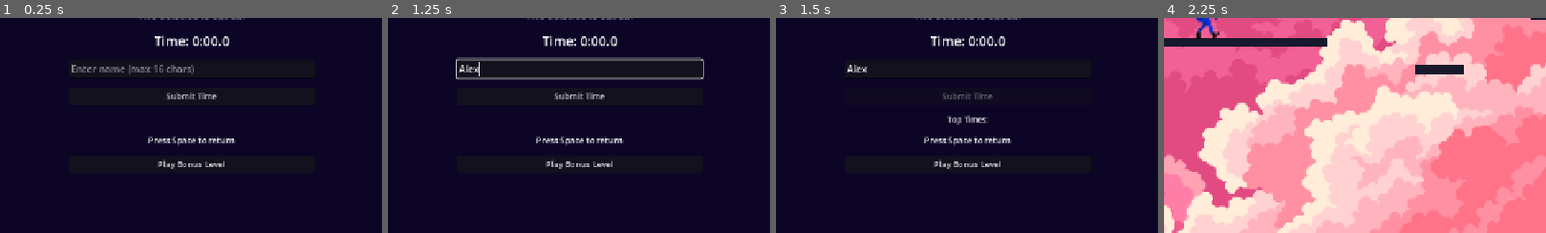
Above: before the commit, frames 1-4 (left to right).
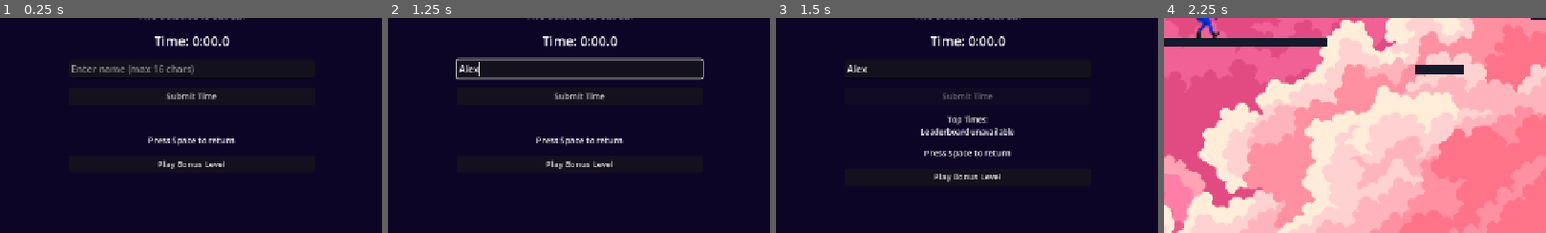
Above: after the commit, the same moments.

Repository: jchildree/Solatice-Gam-Jam-26
Game: Godot game, scene res://scenes/win.tscn
Same seed, same stepped clock (60 frames per second), same inputs: the game is played once before the commit and once after it. This scene is started directly instead of the project's main scene.
Inputs (mouse positions are % of the whole screen's width and height, from its top left):
- Up to frame 1 (0.25 s): no input
- Up to frame 2 (1.25 s): click (50, 62) at 0.52 s; type "Alex" at 0.6 s
- Up to frame 3 (1.5 s): click "Submit Time" at 1.25 s
- Up to frame 4 (2.25 s): click "Play Bonus Level" at 2 s
The pictures show only the part of the screen within x 25-75%, y 50-100%; the shares and areas given below are measured in that part.

Frames 1-2 are identical in both runs. In frame 3, 2.2% of the frame differs, in the area x 37-63%, y 51-77%; in frame 4, nothing differs.

Commit message:
refactor: release hardening -- dedupe seams, fix respawn and HTTP bugs
- GameSession.respawn_player replaces three inline respawn copies;
  fixes tutorial dying at Night respawning still at Night (missing
  DayNightManager.reset)
- GameSession.day/night_sky_textures caches sky layers, single owner
  of layer paths
- Leaderboard.fetch_top_text replaces duplicated fetch+format loops in
  win, main_menu, endless; HTTPRequest nodes freed on completion,
  callbacks guarded, overlapping fetches per board cancelled
- ui hides dusk bar when no timer in scene (endless has none by design)
- endless/endless_chunk use PlatformType enum instead of raw ints;
  CHUNK_WIDTH owned by endless_chunk only

Diff:
--- a/scripts/endless.gd
+++ b/scripts/endless.gd
@@ -1,6 +1,5 @@
 extends Node2D
 
-const CHUNK_WIDTH := 640.0
 const SPAWN_LOOKAHEAD := 1280.0
 const DESPAWN_BEHIND := 1280.0
 const KILL_Y := 1400.0
@@ -31,9 +30,7 @@
 
 func _ready() -> void:
 	_rng.randomize()
-	var day_layers: Array = GameSession.DAY_SKY_LAYERS.map(func(p: String) -> Texture2D: return load(p))
-	var night_layers: Array = GameSession.NIGHT_SKY_LAYERS.map(func(p: String) -> Texture2D: return load(p))
-	background.set_level_textures(day_layers, night_layers)
+	background.set_level_textures(GameSession.day_sky_textures(), GameSession.night_sky_textures())
 	DayNightManager.reset()
 	AudioManager.play_music("day")
 
@@ -50,7 +47,6 @@
 
 	submit_btn.pressed.connect(_on_submit_pressed)
 	menu_btn.pressed.connect(_on_menu_pressed)
-	Leaderboard.scores_received.connect(_on_scores_received)
 
 func _process(_delta: float) -> void:
 	if _done:
@@ -97,16 +93,9 @@
 	submit_btn.disabled = true
 	lb_label.text = "Submitting..."
 	Leaderboard.submit("distance", name_val, _best_distance)
-	Leaderboard.fetch("distance", 10)
-
-func _on_scores_received(board: String, entries: Array) -> void:
-	if board != "distance":
-		return
-	var lines := ["Top Distances:"]
-	for i in entries.size():
-		var e: Dictionary = entries[i]
-		lines.append("%d. %-16s %dm" % [i + 1, e["name"], e["score"]])
-	lb_label.text = "\n".join(lines)
+	Leaderboard.fetch_top_text("distance", 10, func(text: String) -> void:
+		lb_label.text = "Top Distances:\n" + text
+	)
 
 func _on_menu_pressed() -> void:
 	_done = true
@@ -115,7 +104,7 @@
 func _place_spawn_platform() -> void:
 	var body := StaticBody2D.new()
 	body.set_script(PLATFORM_SCRIPT)
-	body.set("platform_type", 0)
+	body.set("platform_type", PLATFORM_SCRIPT.PlatformType.SOLID)
 	var cshape := CollisionShape2D.new()
 	cshape.name = "CollisionShape2D"
 	var rect := RectangleShape2D.new()
@@ -135,14 +124,14 @@
 	chunk_container.add_child(chunk)
 	_entry_y = chunk.generate(_rng, _entry_y)
 	_chunks.append(chunk)
-	_next_chunk_x += CHUNK_WIDTH
+	_next_chunk_x += CHUNK_SCRIPT.CHUNK_WIDTH
 
 func _despawn_old_chunks() -> void:
 	var cutoff := player.global_position.x - DESPAWN_BEHIND
 	var i := 0
 	while i < _chunks.size():
 		var c: Node2D = _chunks[i]
-		if c.position.x + CHUNK_WIDTH < cutoff:
+		if c.position.x + CHUNK_SCRIPT.CHUNK_WIDTH < cutoff:
 			c.queue_free()
 			_chunks.remove_at(i)
 		else:
--- a/scripts/endless_chunk.gd
+++ b/scripts/endless_chunk.gd
@@ -17,7 +17,7 @@
 	var x := 0.0
 
 	var start_w := rng.randf_range(MIN_PLATFORM_W, MAX_PLATFORM_W)
-	_make_platform(x, y, start_w, 0)
+	_make_platform(x, y, start_w, PLATFORM_SCRIPT.PlatformType.SOLID)
 	x += start_w
 
 	var count := rng.randi_range(2, 4)
@@ -38,11 +38,11 @@
 func _pick_type(rng: RandomNumberGenerator) -> int:
 	var r := rng.randf()
 	if r < 0.60:
-		return 0
+		return PLATFORM_SCRIPT.PlatformType.SOLID
 	elif r < 0.80:
-		return 1
+		return PLATFORM_SCRIPT.PlatformType.DAY_ONLY
 	else:
-		return 2
+		return PLATFORM_SCRIPT.PlatformType.SHADOW_ONLY
 
 func _make_platform(x: float, y: float, width: float, ptype: int) -> void:
 	var body := StaticBody2D.new()
--- a/scripts/game.gd
+++ b/scripts/game.gd
@@ -38,9 +38,7 @@
 	var b: Rect2 = LEVEL_BOUNDS[current_level_index]
 	var kill_y: float = b.position.y + b.size.y + 300.0
 	if player.global_position.y > kill_y:
-		player.global_position = checkpoint_position
-		player.reset()
-		DayNightManager.reset()
+		GameSession.respawn_player(player, checkpoint_position)
 		dusk_timer.reset_to_checkpoint(checkpoint_saved_time)
 
 func load_level(index: int) -> void:
@@ -71,16 +69,12 @@
 	camera.limit_top = int(b.position.y)
 	camera.limit_right = int(b.position.x + b.size.x)
 	camera.limit_bottom = int(b.position.y + b.size.y)
-	var day_layers: Array = GameSession.DAY_SKY_LAYERS.map(func(p: String) -> Texture2D: return load(p))
-	var night_layers: Array = GameSession.NIGHT_SKY_LAYERS.map(func(p: String) -> Texture2D: return load(p))
-	background.set_level_textures(day_layers, night_layers)
+	background.set_level_textures(GameSession.day_sky_textures(), GameSession.night_sky_textures())
 	DayNightManager.reset()
 	dusk_timer.start(LEVEL_BUDGETS[index])
 
 func _on_dusk_reached() -> void:
-	player.global_position = checkpoint_position
-	player.reset()
-	DayNightManager.reset()
+	GameSession.respawn_player(player, checkpoint_position)
 	dusk_timer.reset_to_checkpoint(checkpoint_saved_time)
 
 func _on_toggled(cost: float) -> void:
--- a/scripts/game_session.gd
+++ b/scripts/game_session.gd
@@ -19,6 +19,23 @@
 
 var _start_ticks: int = 0
 var _running: bool = false
+var _day_sky_textures: Array = []
+var _night_sky_textures: Array = []
+
+func respawn_player(player: Node, position: Vector2) -> void:
+	player.global_position = position
+	player.reset()
+	DayNightManager.reset()
+
+func day_sky_textures() -> Array:
+	if _day_sky_textures.is_empty():
+		_day_sky_textures = DAY_SKY_LAYERS.map(func(p: String) -> Texture2D: return load(p))
+	return _day_sky_textures
+
+func night_sky_textures() -> Array:
+	if _night_sky_textures.is_empty():
+		_night_sky_textures = NIGHT_SKY_LAYERS.map(func(p: String) -> Texture2D: return load(p))
+	return _night_sky_textures
 
 func start_run() -> void:
 	run_elapsed_ms = 0
--- a/scripts/leaderboard.gd
+++ b/scripts/leaderboard.gd
@@ -5,7 +5,7 @@
 const _DIST_PRIV := "bTidzlnIr0KhoxJehhEidAbGGpMUO_REqNcAMPUFR8FQ"
 const _DIST_PUB := "6a2860018f40bb17b09231bf"
 
-signal scores_received(board: String, entries: Array)
+var _active_fetches: Dictionary = {}
 
 func submit(board: String, name: String, score: int) -> void:
 	var priv := _TIME_PRIV if board == "time" else _DIST_PRIV
@@ -13,22 +13,53 @@
 	var http := HTTPRequest.new()
 	add_child(http)
 	http.request_completed.connect(func(_r, _c, _h, _b): http.queue_free())
-	http.request(url)
+	if http.request(url) != OK:
+		http.queue_free()
 
-func fetch(board: String, count: int) -> void:
+func fetch_top_text(board: String, count: int, callback: Callable) -> void:
+	if _active_fetches.has(board):
+		var old: HTTPRequest = _active_fetches[board]
+		if is_instance_valid(old):
+			old.cancel_request()
+			old.queue_free()
+		_active_fetches.erase(board)
+
 	var pub := _TIME_PUB if board == "time" else _DIST_PUB
 	var order := "pipe-asc" if board == "time" else "pipe"
 	var url := "https://dreamlo.com/lb/%s/%s/%d" % [pub, order, count]
 	var http := HTTPRequest.new()
 	add_child(http)
-	http.request_completed.connect(func(_r, _c, _h, body):
-		var text: String = body.get_string_from_utf8()
-		var entries: Array = []
-		for line in text.split("\n"):
-			var parts := line.split("|")
-			if parts.size() >= 2 and parts[0] != "":
-				entries.append({"name": parts[0], "score": int(parts[1])})
-		scores_received.emit(board, entries)
+	_active_fetches[board] = http
+	http.request_completed.connect(func(result: int, code: int, _h, body: PackedByteArray):
+		_active_fetches.erase(board)
 		http.queue_free()
+		if not callback.is_valid():
+			return
+		if result != HTTPRequest.RESULT_SUCCESS or code != 200:
+			callback.call("Leaderboard unavailable")
+			return
+		callback.call(_format_entries(board, _parse_entries(body.get_string_from_utf8())))
 	)
-	http.request(url)
+	if http.request(url) != OK:
+		_active_fetches.erase(board)
+		http.queue_free()
+		if callback.is_valid():
+			callback.call("Leaderboard unavailable")
+
+func _parse_entries(text: String) -> Array:
+	var entries: Array = []
+	for line in text.split("\n"):
+		var parts := line.split("|")
+		if parts.size() >= 2 and parts[0] != "":
+			entries.append({"name": parts[0], "score": int(parts[1])})
+	return entries
+
+func _format_entries(board: String, entries: Array) -> String:
+	if entries.is_empty():
+		return "No scores yet"
+	var lines: Array = []
+	for i in entries.size():
+		var e: Dictionary = entries[i]
+		var score_text: String = GameSession.format_ms(e["score"]) if board == "time" else "%dm" % e["score"]
+		lines.append("%d. %-14s %s" % [i + 1, e["name"], score_text])
+	return "\n".join(lines)
--- a/scripts/main_menu.gd
+++ b/scripts/main_menu.gd
@@ -5,26 +5,17 @@
 
 func _ready() -> void:
 	AudioManager.play_music("menu")
-	Leaderboard.scores_received.connect(_on_scores_received)
-	Leaderboard.fetch("time", 5)
-	Leaderboard.fetch("distance", 5)
 	time_lb_label.text = "Top Times:\nLoading..."
 	dist_lb_label.text = "Top Distances:\nLoading..."
+	Leaderboard.fetch_top_text("time", 5, func(text: String) -> void:
+		time_lb_label.text = "Top Times:\n" + text
+	)
+	Leaderboard.fetch_top_text("distance", 5, func(text: String) -> void:
+		dist_lb_label.text = "Top Distances:\n" + text
+	)
 
 func _on_play_pressed() -> void:
 	get_tree().change_scene_to_file("res://scenes/tutorial.tscn")
 
 func _on_quit_pressed() -> void:
 	get_tree().quit()
-
-func _on_scores_received(board: String, entries: Array) -> void:
-	if board == "time":
-		var lines := ["Top Times:"]
-		for i in entries.size():
-			lines.append("%d. %-14s %s" % [i + 1, entries[i]["name"], GameSession.format_ms(entries[i]["score"])])
-		time_lb_label.text = "\n".join(lines)
-	elif board == "distance":
-		var lines := ["Top Distances:"]
-		for i in entries.size():
-			lines.append("%d. %-14s %dm" % [i + 1, entries[i]["name"], entries[i]["score"]])
-		dist_lb_label.text = "\n".join(lines)
--- a/scripts/tutorial.gd
+++ b/scripts/tutorial.gd
@@ -12,9 +12,7 @@
 @onready var prompt_label: Label = $UI/PromptLabel
 
 func _ready() -> void:
-	var day_layers: Array = GameSession.DAY_SKY_LAYERS.map(func(p: String) -> Texture2D: return load(p))
-	var night_layers: Array = GameSession.NIGHT_SKY_LAYERS.map(func(p: String) -> Texture2D: return load(p))
-	$Background.set_level_textures(day_layers, night_layers)
+	$Background.set_level_textures(GameSession.day_sky_textures(), GameSession.night_sky_textures())
 	_show_step(0)
 	AudioManager.play_music("day")
 	$KillZone.body_entered.connect(_on_kill_zone_entered)
@@ -39,6 +37,4 @@
 
 func _on_kill_zone_entered(body: Node) -> void:
 	if body.is_in_group("player"):
-		body.global_position = Vector2(200, 340)
-		body.reset()
-		DayNightManager.reset()
+		GameSession.respawn_player(body, Vector2(200, 340))
--- a/scripts/ui.gd
+++ b/scripts/ui.gd
@@ -9,6 +9,8 @@
 	var dusk_timer = get_tree().get_first_node_in_group("dusk_timer")
 	if dusk_timer:
 		dusk_timer.time_updated.connect(_on_time_updated)
+	else:
+		timer_bar.visible = false
 	_on_state_changed(DayNightManager.is_day)
 
 func _process(_delta: float) -> void:
--- a/scripts/win.gd
+++ b/scripts/win.gd
@@ -6,7 +6,6 @@
 func _ready() -> void:
 	$VBoxContainer/BonusButton.pressed.connect(_on_bonus_pressed)
 	$VBoxContainer/SubmitTimeButton.pressed.connect(_on_submit_pressed)
-	Leaderboard.scores_received.connect(_on_scores_received)
 
 	$VBoxContainer/TimeLabel.text = "Time: " + GameSession.format_ms(GameSession.run_elapsed_ms)
 
@@ -31,16 +30,9 @@
 	$VBoxContainer/SubmitTimeButton.disabled = true
 	$VBoxContainer/LeaderboardLabel.text = "Submitting..."
 	Leaderboard.submit("time", name_val, GameSession.run_elapsed_ms)
-	Leaderboard.fetch("time", 10)
-
-func _on_scores_received(board: String, entries: Array) -> void:
-	if board != "time":
-		return
-	var lines := ["Top Times:"]
-	for i in entries.size():
-		var e: Dictionary = entries[i]
-		lines.append("%d. %-16s %s" % [i + 1, e["name"], GameSession.format_ms(e["score"])])
-	$VBoxContainer/LeaderboardLabel.text = "\n".join(lines)
+	Leaderboard.fetch_top_text("time", 10, func(text: String) -> void:
+		$VBoxContainer/LeaderboardLabel.text = "Top Times:\n" + text
+	)
 
 func _on_bonus_pressed() -> void:
 	if _done:
Not shown, added: docs/superpowers/plans/2026-06-09-release-hardening.md
